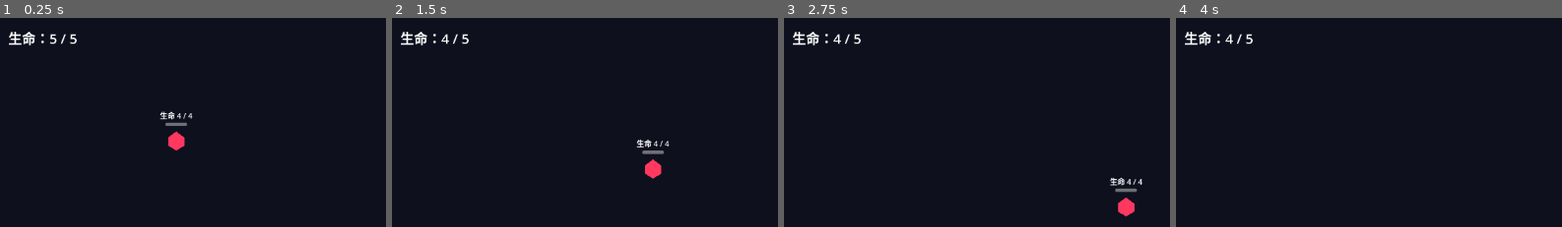
Above: before the commit, frames 1-4 (left to right).
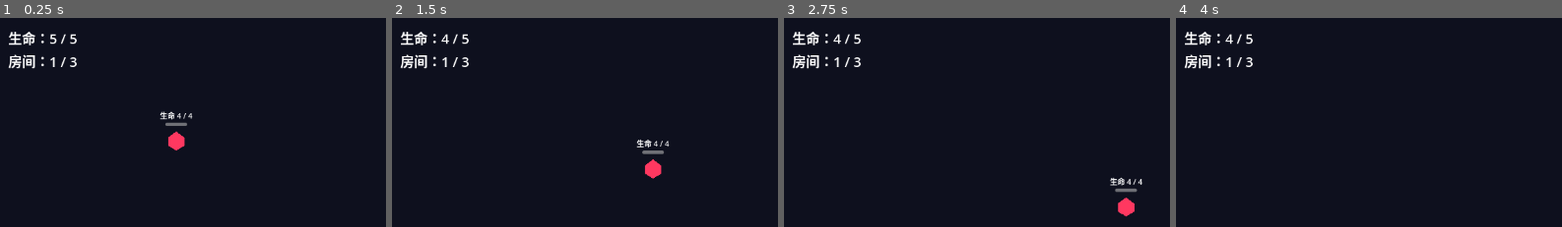
Above: after the commit, the same moments.

Repository: ngucua02-arch/UGDS_PixelRoguelike_game
Game: Godot game, scene res://scenes/main/Main.tscn
Same seed, same stepped clock (60 frames per second), same inputs: the game is played once before the commit and once after it.
Inputs (mouse positions are % of the whole screen's width and height, from its top left):
- Up to frame 1 (0.25 s): no input
- Up to frame 2 (1.5 s): move the mouse to (73, 47) at 0.52 s; hold D (move_right) 0.53-1.28 s; tap Space (dodge) at 0.6 s; move the mouse to (31, 58) at 1.27 s; hold S (move_down) from 1.28 s (still down); click (31, 58) at 1.35 s
- Up to frame 3 (2.75 s): move the mouse to (61, 29) at 2.02 s; release S (move_down) at 2.03 s; hold D (move_right) from 2.03 s (still down); tap Space (dodge) at 2.1 s
- Up to frame 4 (4 s): move the mouse to (46, 74) at 2.77 s; release D (move_right) at 2.78 s; hold W (move_up) 2.78-3.53 s; click (46, 74) at 2.85 s; move the mouse to (82, 68) at 3.52 s; hold A (move_left) from 3.53 s (still down); tap Space (dodge) at 3.6 s
The pictures show only the part of the screen within x 1-51%, y 0-50%; the shares and areas given below are measured in that part.

The runs differ from the first frame. In frame 1, 0.5% of the frame differs, in the area x 2-20%, y 17-25%; in frame 2, 0.5%; in frame 3, 0.5%; in frame 4, 0.5%.

Commit message:
Implement fixed three-room progression

Diff:
--- a/scenes/main/Main.tscn
+++ b/scenes/main/Main.tscn
@@ -1,8 +1,6 @@
-[gd_scene load_steps=4 format=3]
+[gd_scene load_steps=2 format=3]
 
 [ext_resource type="Script" path="res://scripts/main/Main.gd" id="1_main"]
-[ext_resource type="PackedScene" path="res://scenes/player/Player.tscn" id="2_player"]
-[ext_resource type="PackedScene" path="res://scenes/rooms/Room.tscn" id="3_room"]
 
 [node name="Main" type="Node2D"]
 script = ExtResource("1_main")
@@ -16,6 +14,14 @@
 offset_bottom = 42.0
 theme_override_font_sizes/font_size = 20
 text = "生命：5 / 5"
+
+[node name="RoomLabel" type="Label" parent="Overlay"]
+offset_left = 18.0
+offset_top = 48.0
+offset_right = 280.0
+offset_bottom = 76.0
+theme_override_font_sizes/font_size = 20
+text = "房间：1 / 3"
 
 [node name="ResultLabel" type="Label" parent="Overlay"]
 anchors_preset = 8
--- a/scripts/main/Main.gd
+++ b/scripts/main/Main.gd
@@ -2,12 +2,19 @@
 
 const PLAYER_SCENE: PackedScene = preload("res://scenes/player/Player.tscn")
 const ROOM_SCENE: PackedScene = preload("res://scenes/rooms/Room.tscn")
+const ROOM_ENEMY_COUNTS: Array[int] = [2, 3, 4]
+const PLAYER_SPAWN := Vector2(576.0, 324.0)
+const REWARD_PLACEHOLDER_SECONDS: float = 1.25
 
 @onready var health_label: Label = $Overlay/HealthLabel
+@onready var room_label: Label = $Overlay/RoomLabel
 @onready var result_label: Label = $Overlay/ResultLabel
 
 var player: CharacterBody2D
 var room: Node2D
+var current_room_index: int = 0
+var selected_items: Array = []
+var run_state: StringName = &"combat"
 var run_ended: bool = false
 
 
@@ -16,11 +23,7 @@
 	player.health_changed.connect(_on_player_health_changed)
 	player.died.connect(_on_player_died)
 	add_child(player)
-
-	room = ROOM_SCENE.instantiate()
-	room.call("configure", player)
-	room.connect("room_cleared", Callable(self, "_on_room_cleared"))
-	add_child(room)
+	_start_room(0)
 
 
 func _process(_delta: float) -> void:
@@ -36,12 +39,48 @@
 	if run_ended:
 		return
 	run_ended = true
+	run_state = &"defeat"
 	result_label.text = "你被击败了\n按 R 重新开始"
 	result_label.add_theme_color_override("font_color", Color(1.0, 0.35, 0.48, 1.0))
 
 
 func _on_room_cleared() -> void:
-	if run_ended:
+	if run_ended or run_state != &"combat":
 		return
-	run_ended = true
-	result_label.text = "房间已清空！\n按 R 重新开始"
+	run_state = &"reward"
+	result_label.text = "房间已清空\n奖励阶段（占位）"
+	_advance_after_reward_placeholder()
+
+
+func _advance_after_reward_placeholder() -> void:
+	await get_tree().create_timer(REWARD_PLACEHOLDER_SECONDS).timeout
+	if run_ended or run_state != &"reward":
+		return
+	if current_room_index == ROOM_ENEMY_COUNTS.size() - 1:
+		run_state = &"victory"
+		run_ended = true
+		result_label.text = "原型流程胜利！\n奖励选择接入后，将在选择奖励后结算"
+		return
+	_start_room(current_room_index + 1)
+
+
+func _start_room(room_index: int) -> void:
+	current_room_index = room_index
+	run_state = &"combat"
+	result_label.text = ""
+	room_label.text = "房间：%d / %d" % [current_room_index + 1, ROOM_ENEMY_COUNTS.size()]
+	_clear_player_projectiles()
+	if is_instance_valid(room):
+		room.queue_free()
+	player.velocity = Vector2.ZERO
+	player.global_position = PLAYER_SPAWN
+	room = ROOM_SCENE.instantiate()
+	room.call("configure", player, ROOM_ENEMY_COUNTS[current_room_index])
+	room.connect("room_cleared", Callable(self, "_on_room_cleared"))
+	add_child(room)
+
+
+func _clear_player_projectiles() -> void:
+	for child in get_children():
+		if child is Area2D and child.has_method("launch"):
+			child.queue_free()
--- a/scripts/rooms/Room.gd
+++ b/scripts/rooms/Room.gd
@@ -2,16 +2,26 @@
 
 signal room_cleared
 
+const ENEMY_SCENE: PackedScene = preload("res://scenes/enemies/Enemy.tscn")
+const EXTRA_ENEMY_POSITIONS: Array[Vector2] = [
+	Vector2(576, 170),
+	Vector2(300, 478),
+	Vector2(852, 170),
+]
+
 var player: Node2D
 var living_enemies: int = 0
 var has_cleared: bool = false
+var configured_enemy_count: int = 2
 
 
-func configure(player_node: Node2D) -> void:
+func configure(player_node: Node2D, enemy_count: int = 2) -> void:
 	player = player_node
+	configured_enemy_count = clampi(enemy_count, 0, 5)
 
 
 func _ready() -> void:
+	_ensure_enemy_count()
 	var enemies: Array[Node] = []
 	_collect_enemies(self, enemies)
 	living_enemies = enemies.size()
@@ -20,6 +30,21 @@
 		enemy.connect("died", Callable(self, "_on_enemy_died"))
 	if living_enemies == 0:
 		_emit_room_cleared()
+
+
+func _ensure_enemy_count() -> void:
+	var enemies: Array[Node] = []
+	_collect_enemies(self, enemies)
+	while enemies.size() < configured_enemy_count:
+		var enemy := ENEMY_SCENE.instantiate()
+		var spawn_index := enemies.size() - 2
+		if spawn_index < 0 or spawn_index >= EXTRA_ENEMY_POSITIONS.size():
+			break
+		enemy.position = EXTRA_ENEMY_POSITIONS[spawn_index]
+		add_child(enemy)
+		enemies.append(enemy)
+	while enemies.size() > configured_enemy_count:
+		enemies.pop_back().queue_free()
 
 
 func _collect_enemies(parent: Node, result: Array[Node]) -> void:
